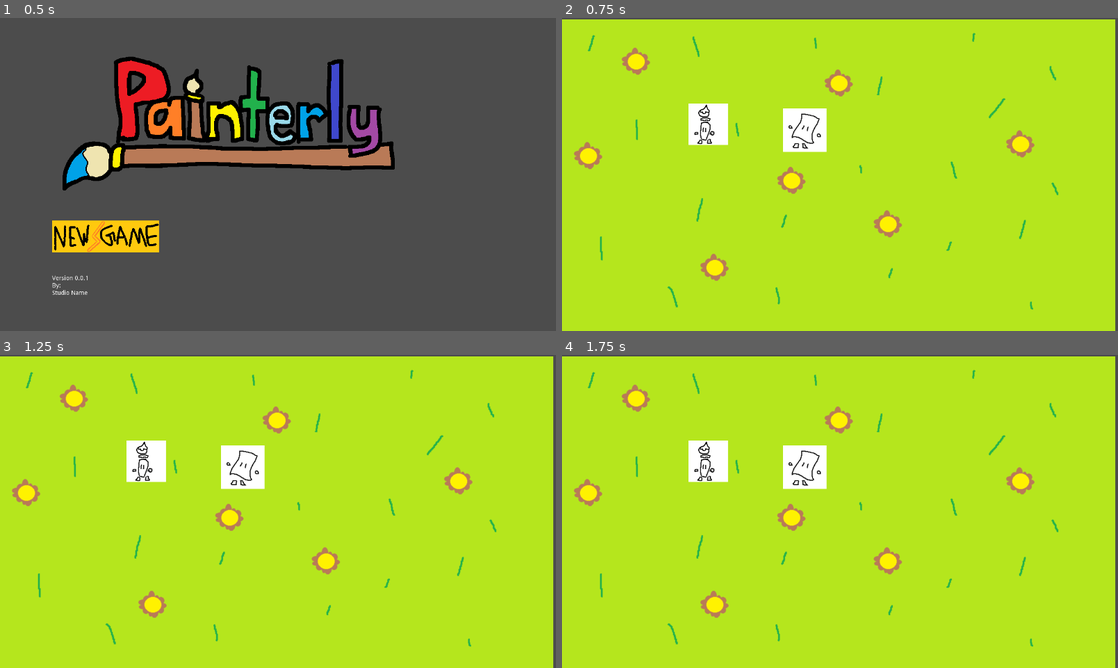
Above: before the commit, frames 1-4 (two rows, left to right).
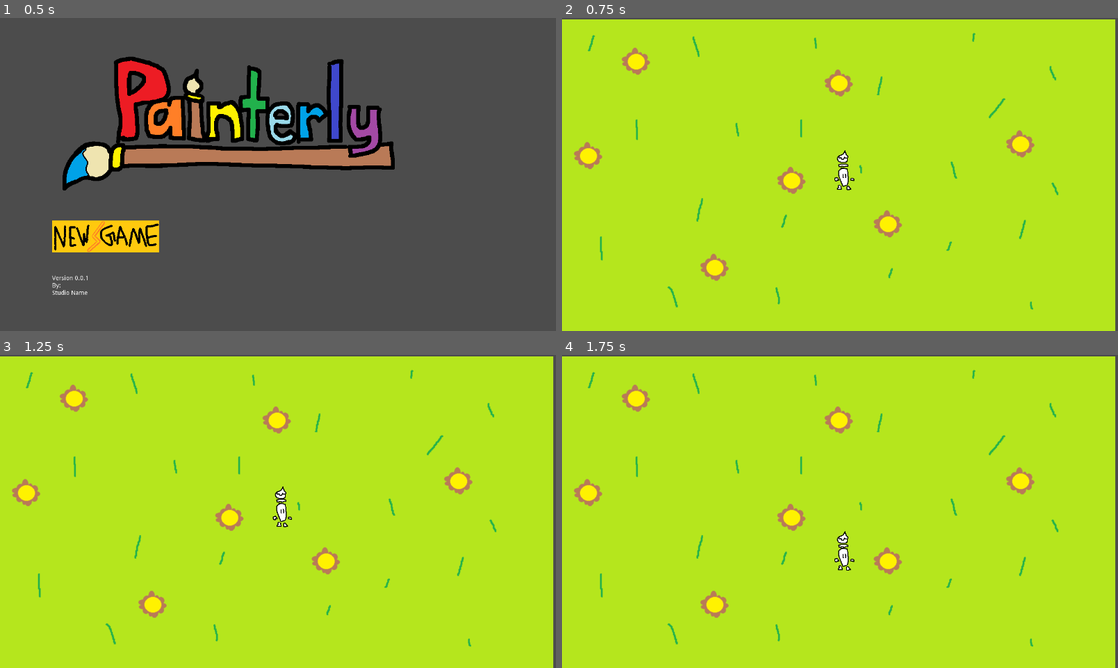
Above: after the commit, the same moments.

Repository: Melaisi/PaintGame
Game: Godot game, scene res://Scenes/Title/MainMenu.tscn
Same seed, same stepped clock (60 frames per second), same inputs: the game is played once before the commit and once after it.
Inputs (mouse positions are in pixels of both pictures, inside the frame that each line leads up to):
- Up to frame 1 (0.5 s): no input
- Up to frame 2 (0.75 s): tap Enter at 0.5 s; move the mouse to (789, 237) at 0.52 s; hold Right (ui_right) from 0.53 s (still down); click (789, 237) at 0.67 s
- Up to frame 3 (1.25 s): keep holding Right (ui_right)
- Up to frame 4 (1.75 s): move the mouse to (728, 527) at 1.27 s; release Right (ui_right) at 1.28 s; hold Down (ui_down) from 1.28 s (still down); click (728, 527) at 1.42 s

Frame 1 is identical in both runs. In frame 2, 2.3% of the frame differs, in the area x 22-53%, y 27-56%; in frame 3, 2.3%; in frame 4, 2.3%.

Commit message:
Playe refrence in main scene

Diff:
--- a/Scenes/Main/MainLevel.tscn
+++ b/Scenes/Main/MainLevel.tscn
@@ -1,8 +1,7 @@
-[gd_scene load_steps=4 format=2]
+[gd_scene load_steps=3 format=2]
 
-[ext_resource path="res://Art/Temp/brushGuyTiny.png" type="Texture" id=1]
+[ext_resource path="res://Scenes/Party/Player/Player.tscn" type="PackedScene" id=1]
 [ext_resource path="res://Art/Temp/BG_2_1280x720.png" type="Texture" id=2]
-[ext_resource path="res://Art/Temp/enemyPaperPlaceholder.png" type="Texture" id=3]
 
 [node name="TileMap" type="TileMap"]
 cell_size = Vector2( 100, 100 )
@@ -12,10 +11,5 @@
 position = Vector2( 633.54, 363.479 )
 texture = ExtResource( 2 )
 
-[node name="Sprite2" type="Sprite" parent="."]
-position = Vector2( 336.303, 244.584 )
-texture = ExtResource( 1 )
-
-[node name="Sprite3" type="Sprite" parent="."]
-position = Vector2( 558.806, 258.172 )
-texture = ExtResource( 3 )
+[node name="Area2D" parent="." instance=ExtResource( 1 )]
+position = Vector2( 623.121, 348.599 )
